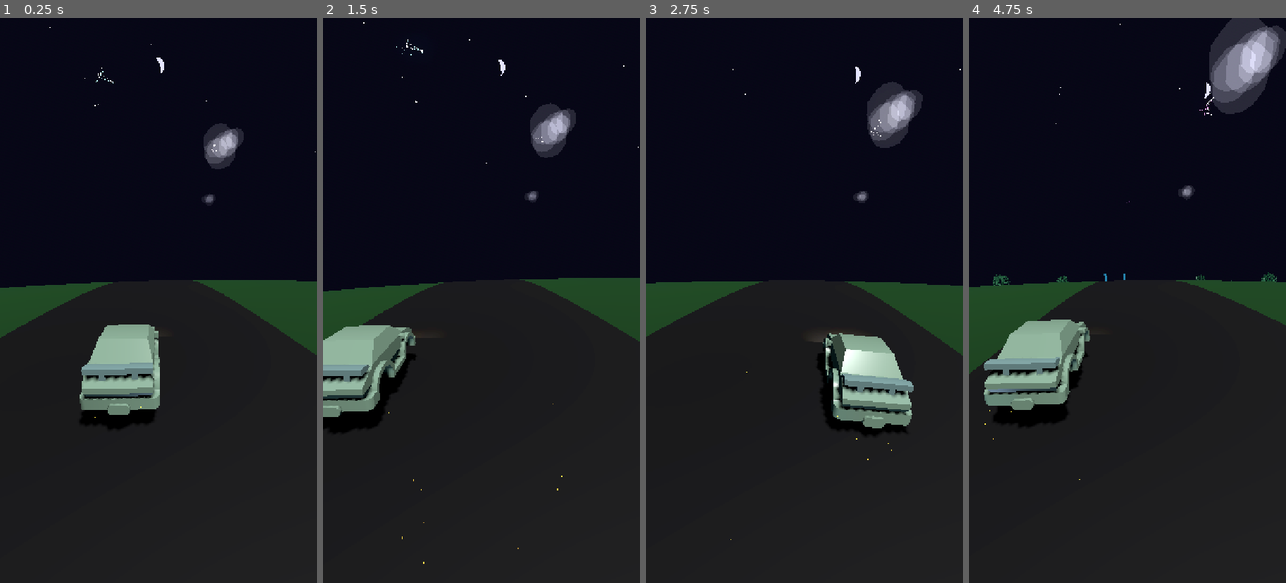
Above: before the commit, frames 1-4 (left to right).
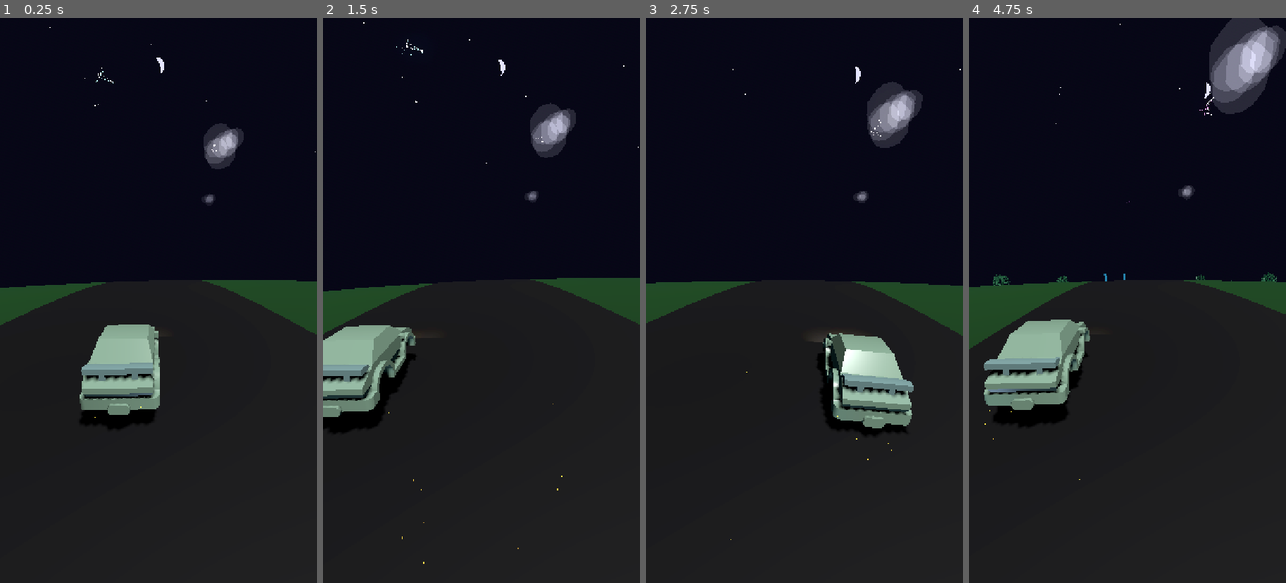
Above: after the commit, the same moments.

Repository: rooshimadethis/just-a-chill-drive
Game: Godot game, scene res://scenes/game.tscn
Same seed, same stepped clock (60 frames per second), same inputs: the game is played once before the commit and once after it.
Inputs (mouse positions are in pixels of both pictures, inside the frame that each line leads up to):
- Up to frame 1 (0.25 s): no input
- Up to frame 2 (1.5 s): move the mouse to (551, 272) at 0.52 s; hold Right (ui_right) 0.53-1.25 s; click (551, 272) at 0.67 s; drag from (418, 328) to (465, 413) at 1.27 s
- Up to frame 3 (2.75 s): move the mouse to (836, 176) at 2.02 s; hold Right (ui_right) from 2.03 s (still down)
- Up to frame 4 (4.75 s): release Right (ui_right) at 2.75 s; drag from (1111, 413) to (1032, 215) at 2.77 s; move the mouse to (1222, 385) at 3.52 s; hold Left (ui_left) 3.53-4.25 s; drag from (1032, 215) to (1079, 159) at 4.27 s

The runs differ from the first frame. In frame 1, 1.2% of the frame differs, in the area x 0-100%, y 46-60%; in frame 2, 1.1%; in frame 3, 1.2%; in frame 4, 1.3%, in the area x 0-100%, y 46-63%.

Commit message:
good road size

Diff:
--- a/scripts/game_manager.gd
+++ b/scripts/game_manager.gd
@@ -473,6 +473,27 @@
 			# If the mesh is an ArrayMesh (imported), we can't easily subdivide it via script.
 			# But if it's a built-in primitive (common for prototype), this fixes the "straight road on curved path" issue.
 
+			# DYNAMIC RESIZING: Make road bigger per user request
+			# Goal: 3 even lanes of width 4.0
+			# Middle Lane: -2 to +2 (Width 4) -> defined by lane_line_spawner (+/- 2.0)
+			# Side Lanes: need to be width 4 also.
+			# Left Lane: -6 to -2. Right Lane: +2 to +6.
+			# Total Road Width needed: 12.0 (-6 to +6)
+
+			if "Road" in node.name and mesh is PlaneMesh:
+				mesh.size.x = 12.0
+
+			if "GroundLeft" in node.name:
+				# Ground is 20 wide (extents +/- 10).
+				# We want right edge at -6.0.
+				# Center must be at -16.0 (-16 + 10 = -6).
+				node.position.x = -16.0
+
+			if "GroundRight" in node.name:
+				# We want left edge at +6.0.
+				# Center must be at +16.0 (16 - 10 = 6).
+				node.position.x = 16.0
+
 	# 5. Camera Setup (Fit Screen)
 	var cam = get_viewport().get_camera_3d()
 	if cam:
